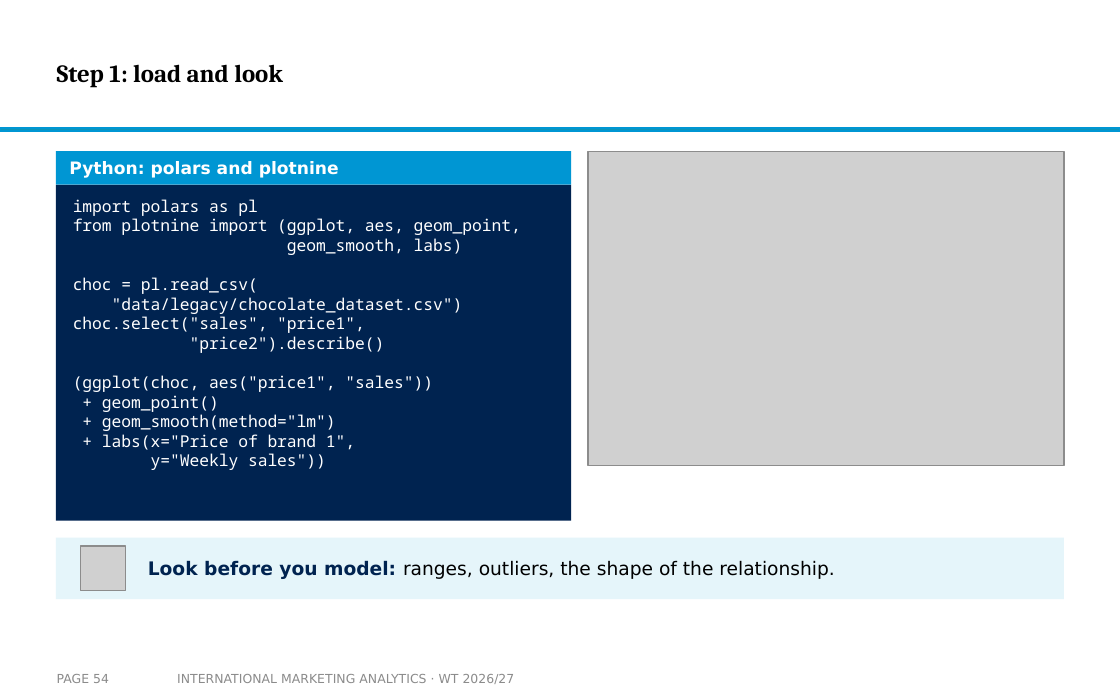
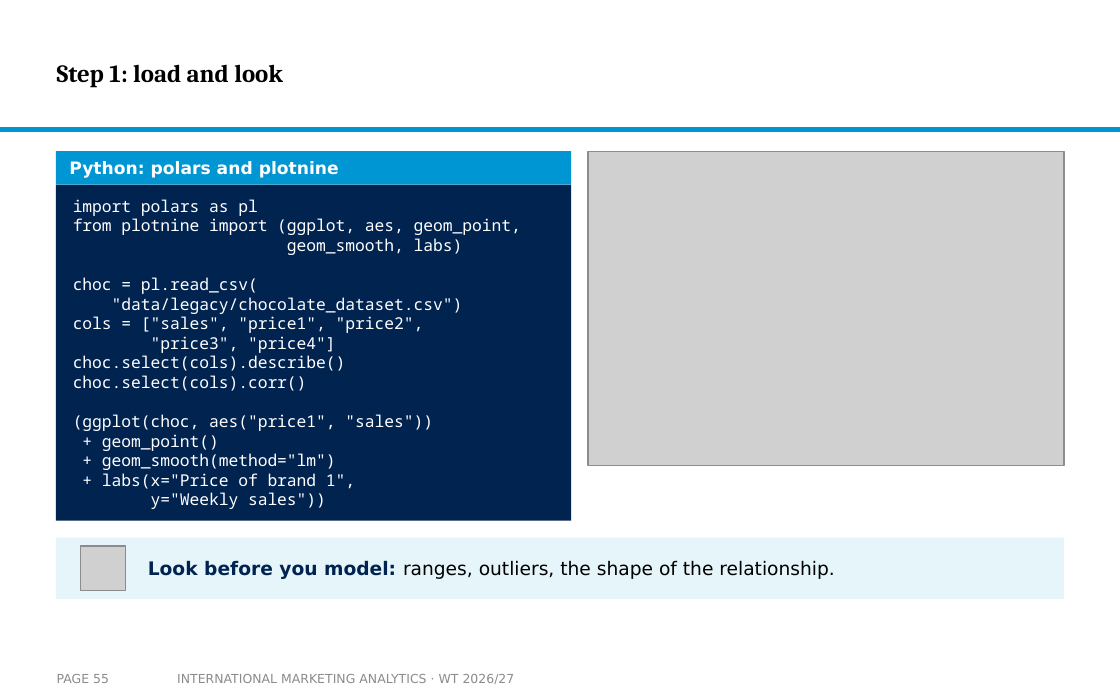
Before and after one commit to arnefloh-wu/international-marketing-analytics-teaching, a slide deck: slide 55 of slides/01b_statistics-and-regression_WT26-27.pptx (slide 54 before the commit). Drawn at 1120x700 pixels with LibreOffice and Linux fonts; fonts in the diff are those of the drawing; grey boxes stand for pictures; background and template pictures are left out. Boxes give left, top, right and bottom in pixels: in the first picture for what was removed or moved away, otherwise in the second. Text is boxed around its words. In the diff, an @@ line names an element or a change of style, - is before the commit and + after.

```diff
--- a/slides/01b_statistics-and-regression_WT26-27.pptx
+++ b/slides/01b_statistics-and-regression_WT26-27.pptx
@@ text at <box>73,316,424,391</box>: text changed @@
-choc.select("sales", "price1",
-"price2").describe()
+cols = ["sales", "price1", "price2",
+"price3", "price4"]
+choc.select(cols).describe()
+choc.select(cols).corr()
@@ page number at <box>57,674,109,683</box>: text changed @@
-PAGE 54
+PAGE 55
```
Also in this commit, not shown: 2 other slides changed, 1 slide added, 4 other files.
